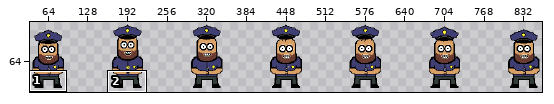
File history of a pixel-art file, Assets/Aseprite/Cop_enemy_shoot_south-Sheet.aseprite. Above: a wide view before the commit, with the close-up outlined.
Close-up. Old version:
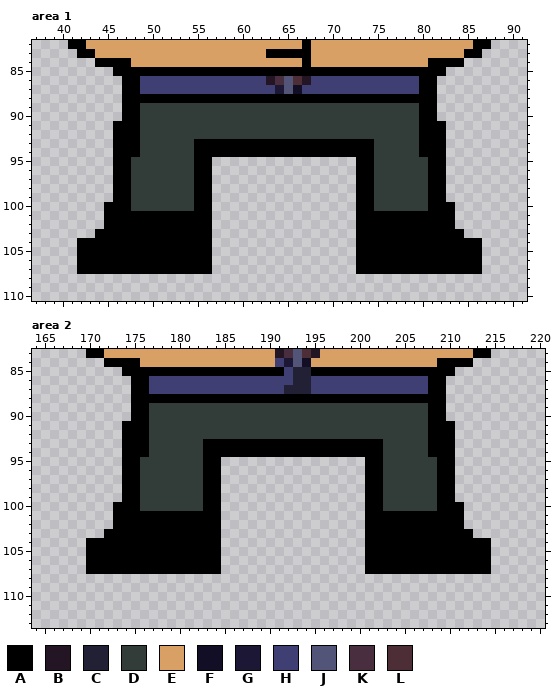
896x128 pixels, 1 frame. Colours within 5 levels of each other are drawn and written as one. Shown: area 1: x 37..91, y 82..110; area 2: x 164..220, y 83..113. The wide view leaves out empty margins. The commit also changed other parts of the picture, which this record leaves out.
Palette (. is transparent): A #000000  B #241524  C #222034  D #323c39  E #d9a066  F #120e26  G #1c1735  H #3f3f74  J #525478  K #482e3e  L #4d2d36
Pixels before, area 1, first column x 41:
 82 AAEEEEEEEEEEEEEEEEEEEEEEEEAEEEEEEEEEEEEEEEEEEAA
 83 .AAEEEEEEEEEEEEEEEEEEEAAAAAEEEEEEEEEEEEEEEEEAA.
 84 ...AAAAEEEEEEEEEEEEEEEEEEEAEEEEEEEEEEEEEAAAA...
 85 .....AAAAAAAAAAAAAAAAAAAAAAAAAAAAAAAAAAAAA.....
 86 ......AAHHHHHHHHHHHHHHBKJLBHHHHHHHHHHHHAA......
 87 ......AAHHHHHHHHHHHHHHHGJFHHHHHHHHHHHHHAA......
 88 ......AAAAAAAAAAAAAAAAAAAAAAAAAAAAAAAAAAA......
 89 ......AADDDDDDDDDDDDDDDDDDDDDDDDDDDDDDDAA......
 90 ......AADDDDDDDDDDDDDDDDDDDDDDDDDDDDDDDAA......
 91 .....AAADDDDDDDDDDDDDDDDDDDDDDDDDDDDDDDAAA.....
 92 .....AAADDDDDDDDDDDDDDDDDDDDDDDDDDDDDDDAAA.....
 93 .....AAADDDDDDAAAAAAAAAAAAAAAAAAAADDDDDAAA.....
 94 .....AAADDDDDDAAAAAAAAAAAAAAAAAAAADDDDDAAA.....
 95 .....AADDDDDDDAA................AADDDDDDAA.....
 96 .....AADDDDDDDAA................AADDDDDDAA.....
 97 .....AADDDDDDDAA................AADDDDDDAA.....
 98 .....AADDDDDDDAA................AADDDDDDAA.....
 99 .....AADDDDDDDAA................AADDDDDDAA.....
100 ....AAADDDDDDDAA................AADDDDDDAAA....
101 ....AAAAAAAAAAAA................AAAAAAAAAAA....
102 ....AAAAAAAAAAAA................AAAAAAAAAAA....
103 ...AAAAAAAAAAAAA................AAAAAAAAAAAA...
104 .AAAAAAAAAAAAAAA................AAAAAAAAAAAAAA.
105 .AAAAAAAAAAAAAAA................AAAAAAAAAAAAAA.
106 .AAAAAAAAAAAAAAA................AAAAAAAAAAAAAA.
107 .AAAAAAAAAAAAAAA................AAAAAAAAAAAAAA.
Pixels before, area 2, first column x 170:
 83 AAEEEEEEEEEEEEEEEEEEEBKJLBEEEEEEEEEEEEEEEEEAA
 84 ..AAAAEEEEEEEEEEEEEEEHGJFEEEEEEEEEEEEEEAAAA..
 85 ....AAAAAAAAAAAAAAAAAAHCCAAAAAAAAAAAAAAAA....
 86 .....AAHHHHHHHHHHHHHHHHCCHHHHHHHHHHHHHAA.....
 87 .....AAHHHHHHHHHHHHHHHCCCHHHHHHHHHHHHHAA.....
 88 .....AAAAAAAAAAAAAAAAAAAAAAAAAAAAAAAAAAA.....
 89 .....AADDDDDDDDDDDDDDDDDDDDDDDDDDDDDDDAA.....
 90 .....AADDDDDDDDDDDDDDDDDDDDDDDDDDDDDDDAA.....
 91 ....AAADDDDDDDDDDDDDDDDDDDDDDDDDDDDDDDAAA....
 92 ....AAADDDDDDDDDDDDDDDDDDDDDDDDDDDDDDDAAA....
 93 ....AAADDDDDDAAAAAAAAAAAAAAAAAAAADDDDDAAA....
 94 ....AAADDDDDDAAAAAAAAAAAAAAAAAAAADDDDDAAA....
 95 ....AADDDDDDDAA................AADDDDDDAA....
 96 ....AADDDDDDDAA................AADDDDDDAA....
 97 ....AADDDDDDDAA................AADDDDDDAA....
 98 ....AADDDDDDDAA................AADDDDDDAA....
 99 ....AADDDDDDDAA................AADDDDDDAA....
100 ...AAADDDDDDDAA................AADDDDDDAAA...
101 ...AAAAAAAAAAAA................AAAAAAAAAAA...
102 ...AAAAAAAAAAAA................AAAAAAAAAAA...
103 ..AAAAAAAAAAAAA................AAAAAAAAAAAA..
104 AAAAAAAAAAAAAAA................AAAAAAAAAAAAAA
105 AAAAAAAAAAAAAAA................AAAAAAAAAAAAAA
106 AAAAAAAAAAAAAAA................AAAAAAAAAAAAAA
107 AAAAAAAAAAAAAAA................AAAAAAAAAAAAAA
After the commit:
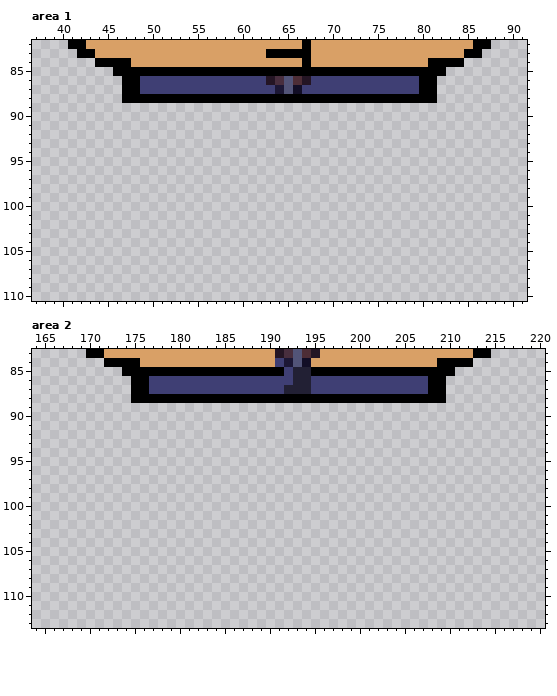
Diff:
Area 1:
y 89..90: x 47..81 AADDDDDDDDDDDDDDDDDDDDDDDDDDDDDDDAA -> ...................................
y 91..92: x 46..82 AAADDDDDDDDDDDDDDDDDDDDDDDDDDDDDDDAAA -> .....................................
y 93..94: x 46..82 AAADDDDDDAAAAAAAAAAAAAAAAAAAADDDDDAAA -> .....................................
y 95..99: x 46..56 AADDDDDDDAA -> ...........; x 73..82 AADDDDDDAA -> ..........
y 100: x 45..56 AAADDDDDDDAA -> ............; x 73..83 AADDDDDDAAA -> ...........
y 101..102: x 45..56 AAAAAAAAAAAA -> ............; x 73..83 AAAAAAAAAAA -> ...........
y 103: x 44..56 AAAAAAAAAAAAA -> .............; x 73..84 AAAAAAAAAAAA -> ............
y 104..107: x 42..56 AAAAAAAAAAAAAAA -> ...............; x 73..86 AAAAAAAAAAAAAA -> ..............
Area 2:
y 89..90: x 175..209 AADDDDDDDDDDDDDDDDDDDDDDDDDDDDDDDAA -> ...................................
y 91..92: x 174..210 AAADDDDDDDDDDDDDDDDDDDDDDDDDDDDDDDAAA -> .....................................
y 93..94: x 174..210 AAADDDDDDAAAAAAAAAAAAAAAAAAAADDDDDAAA -> .....................................
y 95..99: x 174..184 AADDDDDDDAA -> ...........; x 201..210 AADDDDDDAA -> ..........
y 100: x 173..184 AAADDDDDDDAA -> ............; x 201..211 AADDDDDDAAA -> ...........
y 101..102: x 173..184 AAAAAAAAAAAA -> ............; x 201..211 AAAAAAAAAAA -> ...........
y 103: x 172..184 AAAAAAAAAAAAA -> .............; x 201..212 AAAAAAAAAAAA -> ............
y 104..107: x 170..184 AAAAAAAAAAAAAAA -> ...............; x 201..214 AAAAAAAAAAAAAA -> ..............
